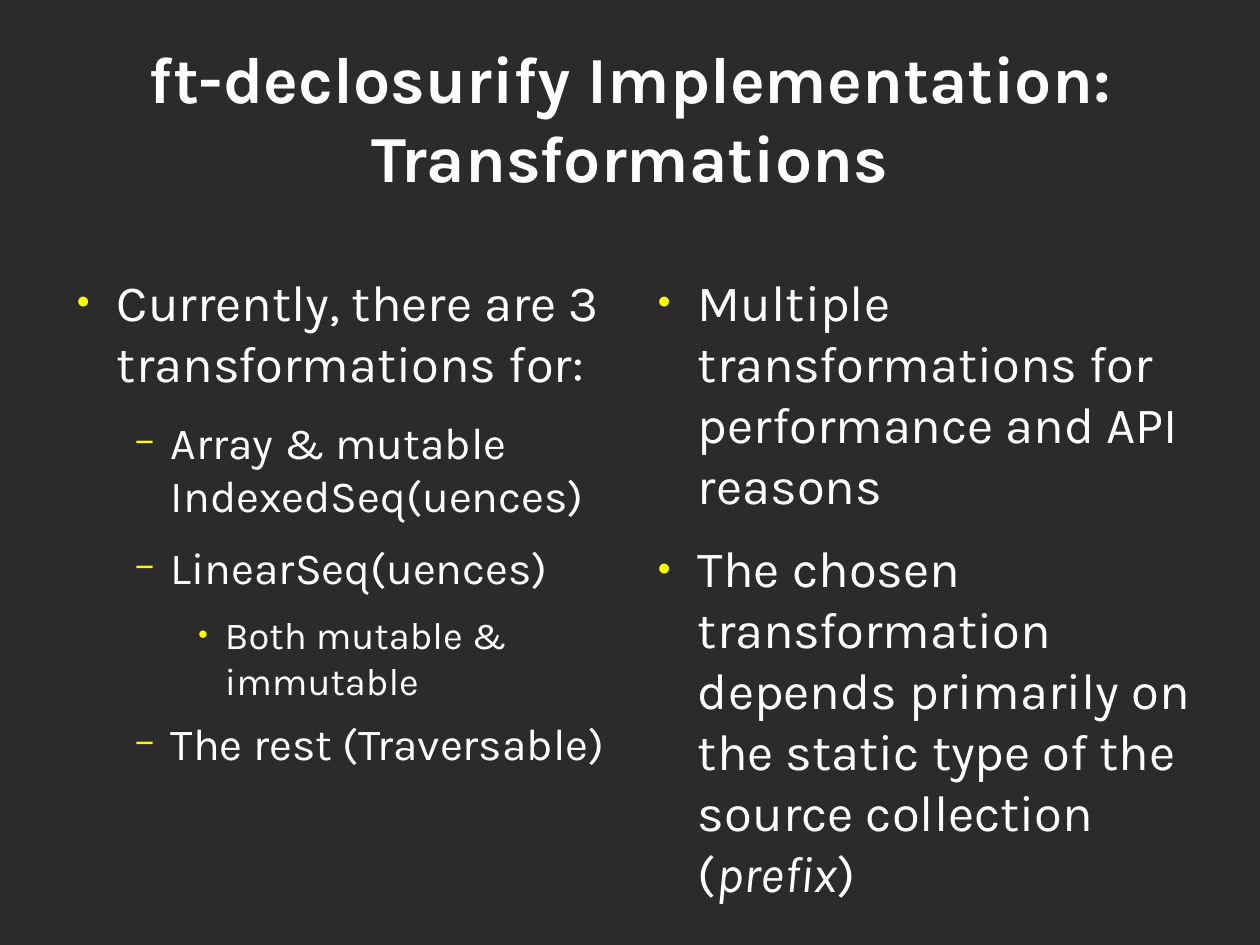
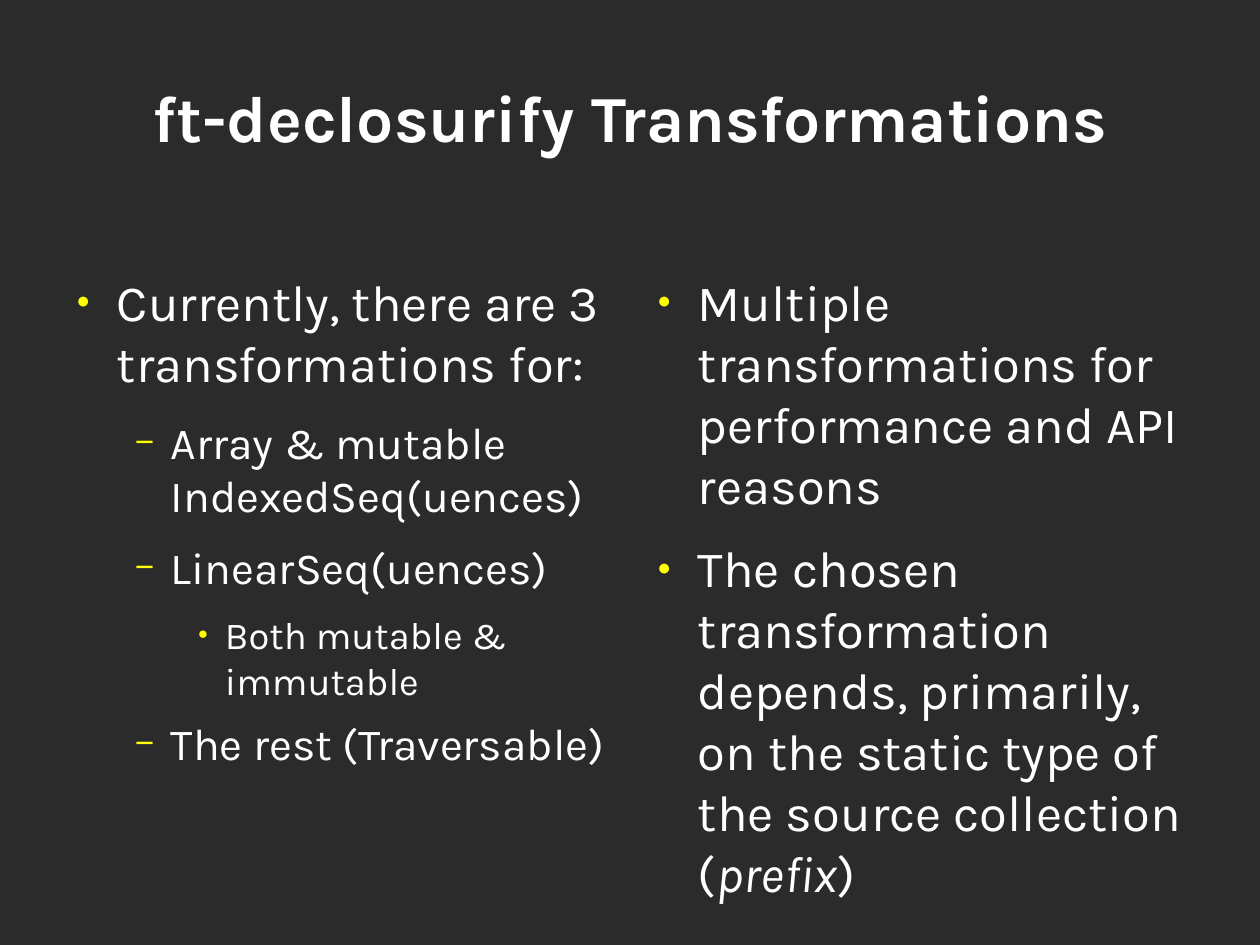
Before and after one commit to geo-kollias/msc-thesis-tex, a slide deck: slide 16 of geokollias_msc_thesis_pres.odp. Drawn at 1260x945 pixels with LibreOffice and Linux fonts; fonts in the diff are those of the drawing; background and template pictures are left out; a plain dark background stands for a picture behind light text. Boxes give left, top, right and bottom in pixels: in the first picture for what was removed or moved away, otherwise in the second. Text is boxed around its words. In the diff, an @@ line names an element or a change of style, - is before the commit and + after.

```diff
--- a/geokollias_msc_thesis_pres.odp
+++ b/geokollias_msc_thesis_pres.odp
@@ title at box(152, 95, 1107, 159): text changed @@
-ft-declosurify Implementation: Transformations
+ft-declosurify Transformations
@@ text at box(698, 552, 1181, 904): text changed @@
-● The chosen transformation depends primarily on the static type of the source collection (prefix)
+● The chosen transformation depends, primarily, on the static type of the source collection (prefix)
```
Also in this commit, not shown: 5 slides added.
